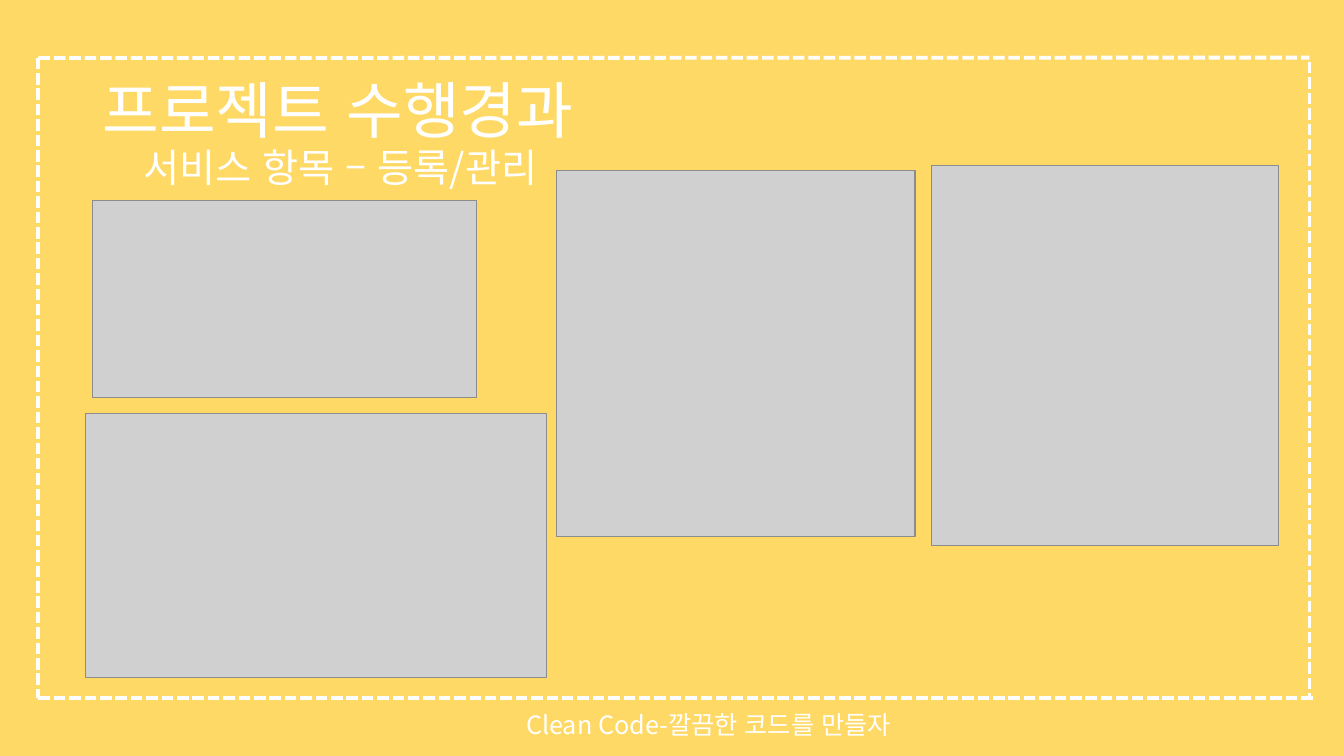
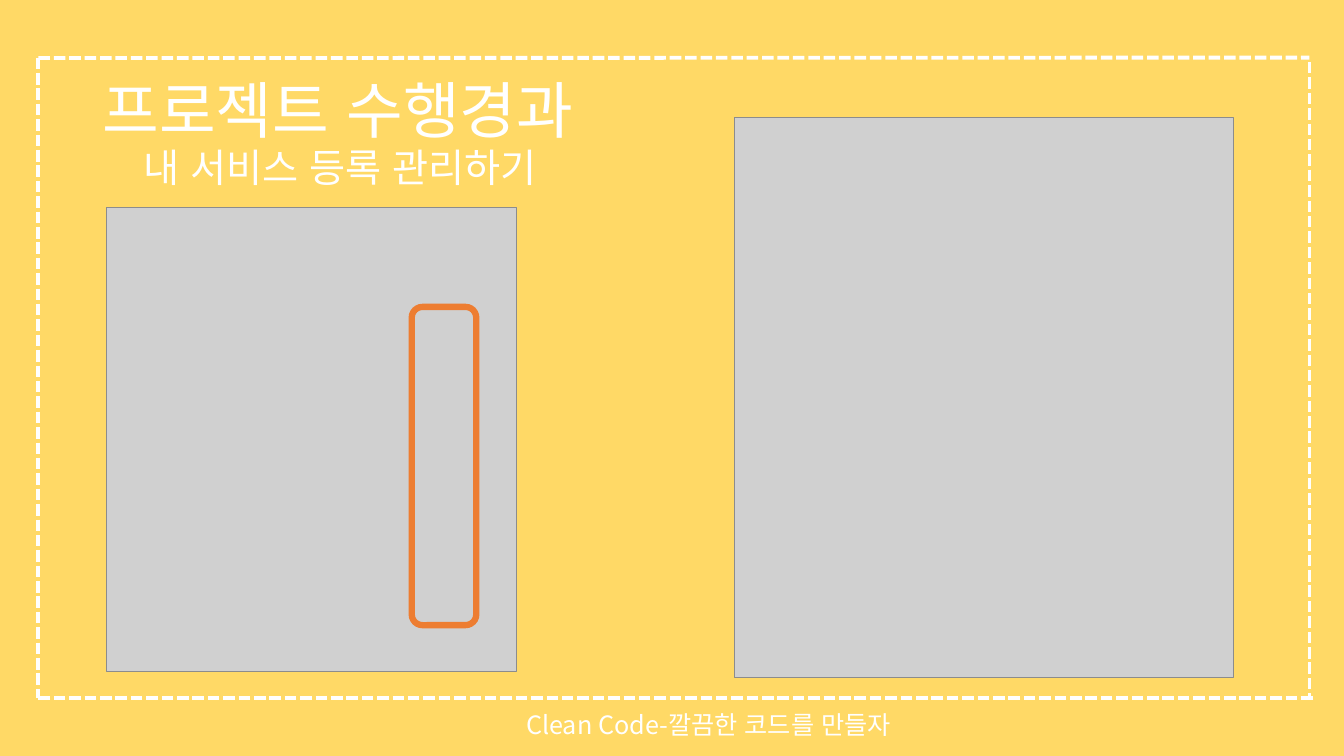
Before and after one commit to Gyu-wonOh/work, a slide deck: slide 25 of 프로젝트/종합예약 웹페이지 서비스.pptx (slide 19 before the commit). Drawn at 1344x756 pixels with LibreOffice and Linux fonts; fonts in the diff are those of the drawing; grey boxes stand for pictures. Boxes give left, top, right and bottom in pixels: in the first picture for what was removed or moved away, otherwise in the second. Text is boxed around its words. In the diff, an @@ line names an element or a change of style, - is before the commit and + after.

```diff
--- a/프로젝트/종합예약 웹페이지 서비스.pptx
+++ b/프로젝트/종합예약 웹페이지 서비스.pptx
@@ picture added at [735, 118, 1234, 679] @@
@@ text at [144, 149, 537, 185]: text changed @@
-서비스 항목 – 등록/관리
+내 서비스 등록 관리하기
@@ picture removed at [557, 170, 914, 537] @@
@@ picture removed at [932, 166, 1278, 545] @@
@@ picture removed at [93, 201, 477, 398] @@
@@ picture: place and size @@
-picture at [86, 413, 547, 678]
+picture at [106, 208, 517, 673]
@@ rounded rectangle added at [411, 307, 476, 625], outline #ED7D31 4.5 pt @@
```
Also in this commit, not shown: 4 other slides changed, 6 slides added, 8 other files.
